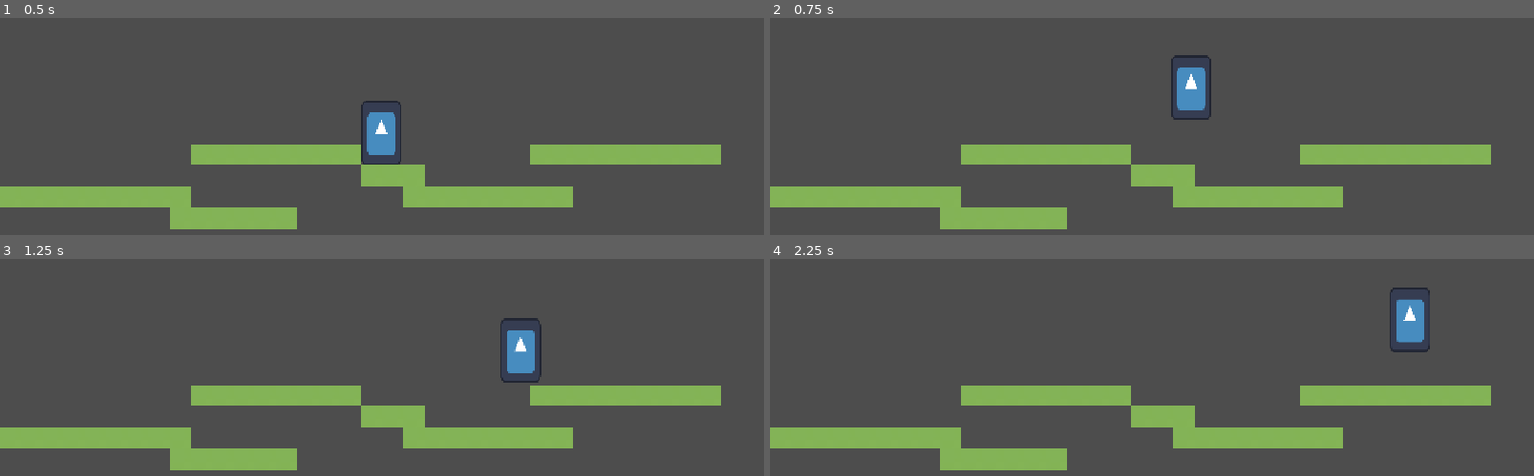
Above: before the commit, frames 1-4 (two rows, left to right).
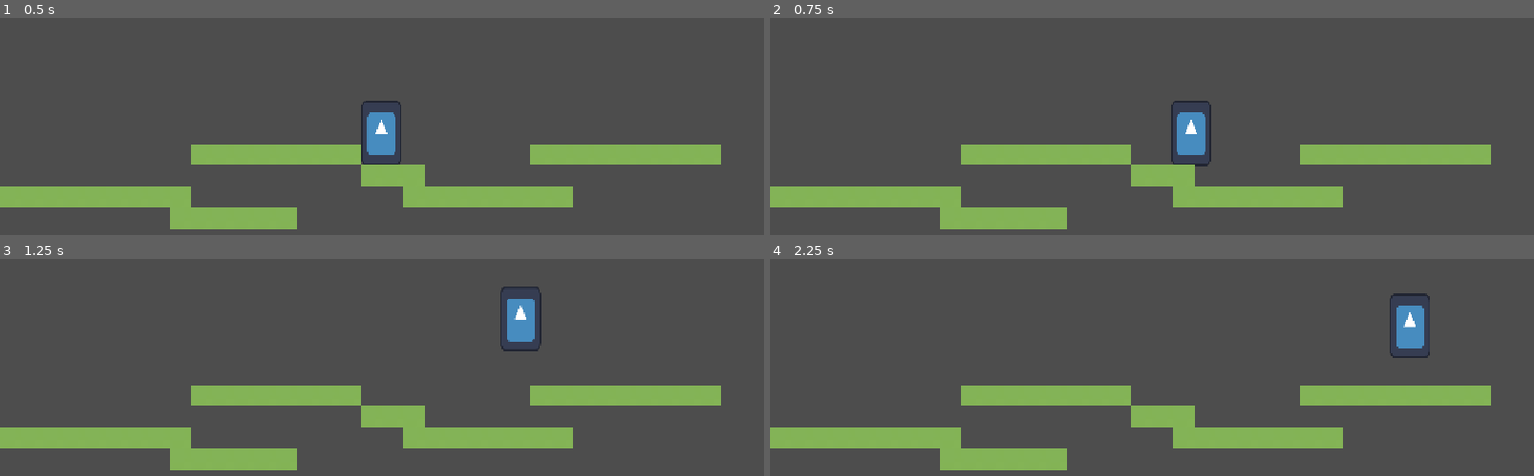
Above: after the commit, the same moments.

Repository: jameshou28/haven
Game: Godot game, scene res://main.tscn
The game is run twice, just before and just after one commit, with the same random seed, the same clock (stepped at 60 frames per second) and the same inputs. Before the commit the project has no main scene; this scene is started directly in both runs. The engine's default icon, where the game draws it, is replaced by a stand-in: a white triangle on a blue panel in a dark square.
Inputs (mouse positions are in pixels of both pictures, inside the frame that each line leads up to):
- Up to frame 1 (0.5 s): no input
- Up to frame 2 (0.75 s): tap Enter (ui_accept) at 0.5, 0.6 s; move the mouse to (1320, 20) at 0.52 s; hold Right (ui_right) from 0.53 s (still down); click (1320, 20) at 0.67 s
- Up to frame 3 (1.25 s): keep holding Right (ui_right); tap Up (jump, bound only after the commit) at 0.77, 0.8, 1.07 s
- Up to frame 4 (2.25 s): move the mouse to (999, 302) at 1.27 s; tap Up (jump, bound only after the commit) at 1.35, 1.52, 1.82 s; tap Enter (ui_accept) at 1.55, 2.1 s; move the mouse to (outside the picture) at 2.02 s; release Right (ui_right) at 2.03 s; hold Left (ui_left) from 2.03 s (still down)

Frame 1 is identical in both runs. In frame 2, 1.8% of the frame differs, in the area x 52-58%, y 17-69%; in frame 3, 1.3%; in frame 4, 0.6%.

Commit message:
feat: userscript

Diff:
--- a/player.gd
+++ b/player.gd
@@ -11,12 +11,12 @@
 		velocity += get_gravity() * delta
 
 	# Handle jump.
-	if Input.is_action_just_pressed("ui_accept") and is_on_floor():
+	if Input.is_action_just_pressed("jump") and is_on_floor():
 		velocity.y = JUMP_VELOCITY
 
 	# Get the input direction and handle the movement/deceleration.
 	# As good practice, you should replace UI actions with custom gameplay actions.
-	var direction := Input.get_axis("ui_left", "ui_right")
+	var direction := Input.get_axis("left", "right")
 	if direction:
 		velocity.x = direction * SPEED
 	else:
--- a/project.godot
+++ b/project.godot
@@ -11,6 +11,7 @@
 [application]
 
 config/name="jumpstart-haven"
+run/main_scene="uid://bd11ntvsblb02"
 config/features=PackedStringArray("4.7", "Forward Plus")
 config/icon="res://icon.svg"
 
@@ -23,6 +24,28 @@
 
 enabled=PackedStringArray("res://addons/godot_super-wakatime/plugin.cfg")
 
+[input]
+
+right={
+"deadzone": 0.2,
+"events": [Object(InputEventKey,"resource_local_to_scene":false,"resource_name":"","device":-1,"window_id":0,"alt_pressed":false,"shift_pressed":false,"ctrl_pressed":false,"meta_pressed":false,"pressed":false,"keycode":0,"physical_keycode":4194321,"key_label":0,"unicode":0,"location":0,"echo":false,"script":null)
+, Object(InputEventKey,"resource_local_to_scene":false,"resource_name":"","device":-1,"window_id":0,"alt_pressed":false,"shift_pressed":false,"ctrl_pressed":false,"meta_pressed":false,"pressed":false,"keycode":0,"physical_keycode":68,"key_label":0,"unicode":100,"location":0,"echo":false,"script":null)
+]
+}
+left={
+"deadzone": 0.2,
+"events": [Object(InputEventKey,"resource_local_to_scene":false,"resource_name":"","device":-1,"window_id":0,"alt_pressed":false,"shift_pressed":false,"ctrl_pressed":false,"meta_pressed":false,"pressed":false,"keycode":0,"physical_keycode":4194319,"key_label":0,"unicode":0,"location":0,"echo":false,"script":null)
+, Object(InputEventKey,"resource_local_to_scene":false,"resource_name":"","device":-1,"window_id":0,"alt_pressed":false,"shift_pressed":false,"ctrl_pressed":false,"meta_pressed":false,"pressed":false,"keycode":0,"physical_keycode":65,"key_label":0,"unicode":97,"location":0,"echo":false,"script":null)
+]
+}
+jump={
+"deadzone": 0.2,
+"events": [Object(InputEventKey,"resource_local_to_scene":false,"resource_name":"","device":-1,"window_id":0,"alt_pressed":false,"shift_pressed":false,"ctrl_pressed":false,"meta_pressed":false,"pressed":false,"keycode":0,"physical_keycode":4194320,"key_label":0,"unicode":0,"location":0,"echo":false,"script":null)
+, Object(InputEventKey,"resource_local_to_scene":false,"resource_name":"","device":-1,"window_id":0,"alt_pressed":false,"shift_pressed":false,"ctrl_pressed":false,"meta_pressed":false,"pressed":false,"keycode":0,"physical_keycode":32,"key_label":0,"unicode":32,"location":0,"echo":false,"script":null)
+, Object(InputEventKey,"resource_local_to_scene":false,"resource_name":"","device":-1,"window_id":0,"alt_pressed":false,"shift_pressed":false,"ctrl_pressed":false,"meta_pressed":false,"pressed":false,"keycode":0,"physical_keycode":87,"key_label":0,"unicode":119,"location":0,"echo":false,"script":null)
+]
+}
+
 [physics]
 
 3d/physics_engine="Jolt Physics"
